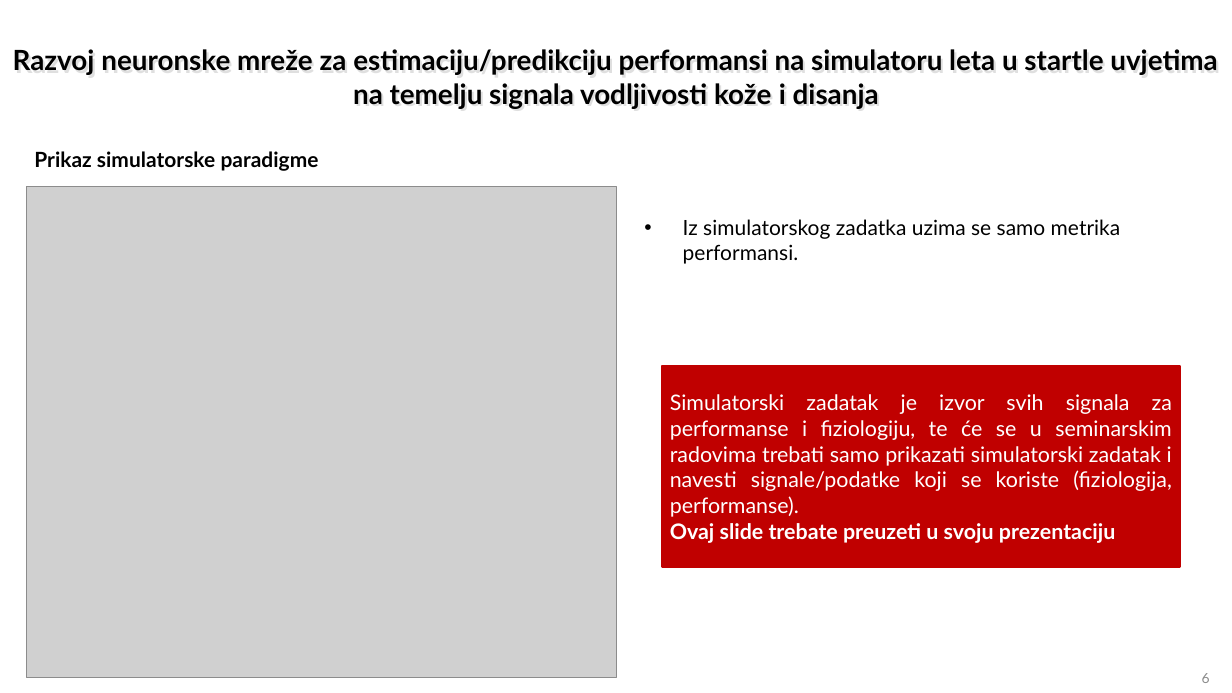
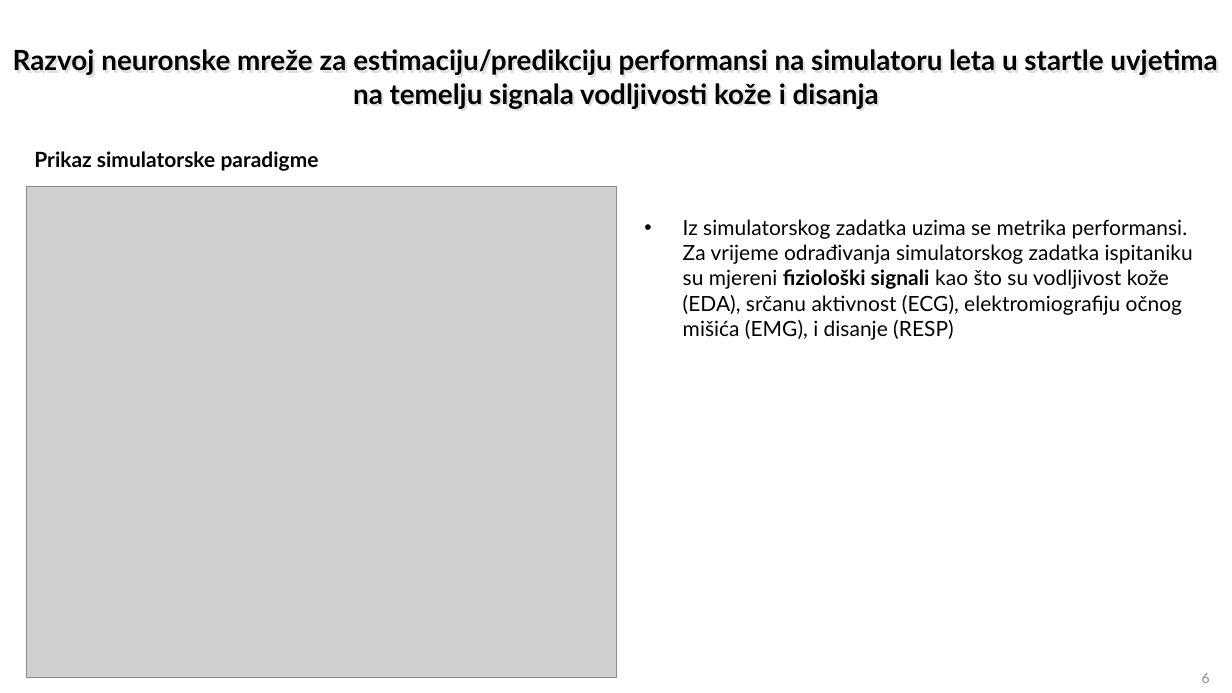
Before and after one commit to florijan127/ost_seminar, a slide deck: slide 6 of OST_2024-25_Predlozak za prakticni seminarski rad_Web (1).pptx. Drawn at 1232x693 pixels with LibreOffice and Linux fonts; fonts in the diff are those of the drawing; grey boxes stand for pictures. Boxes give left, top, right and bottom in pixels: in the first picture for what was removed or moved away, otherwise in the second. Text is boxed around its words. In the diff, an @@ line names an element or a change of style, - is before the commit and + after.

```diff
--- a/OST_2024-25_Predlozak za prakticni seminarski rad_Web (1).pptx
+++ b/OST_2024-25_Predlozak za prakticni seminarski rad_Web (1).pptx
@@ text at [683, 219, 1193, 340]: text changed @@
-• Iz simulatorskog zadatka uzima se samo metrika performansi.
+• Iz simulatorskog zadatka uzima se metrika performansi. Za vrijeme odrađivanja simulatorskog zadatka ispitaniku su mjereni fiziološki signali kao što su vodljivost kože (EDA), srčanu aktivnost (ECG), elektromiografiju očnog mišića (EMG), i disanje (RESP)
@@ rectangle removed at [662, 366, 1180, 566] @@
-Simulatorski zadatak je izvor svih signala za performanse i fiziologiju, te će se u seminarskim radovima trebati samo prikazati simulatorski zadatak i navesti signale/podatke koji se koriste (fiziologija, performanse).
-Ovaj slide trebate preuzeti u svoju prezentaciju
```
Also in this commit, not shown: 12 other slides changed, 6 slides removed, 3 other files.
